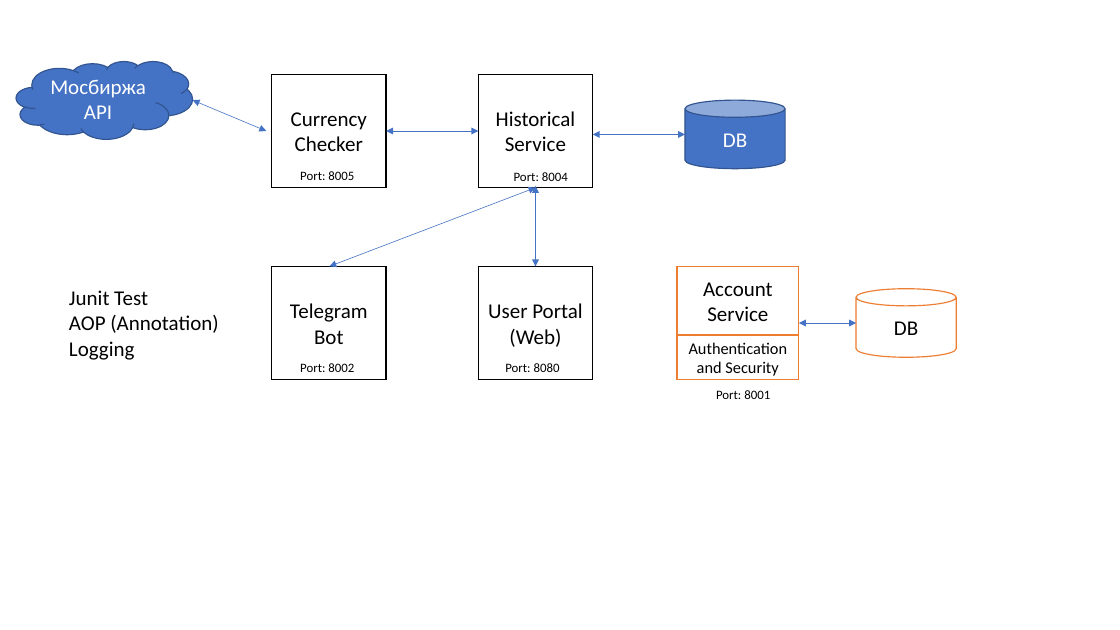
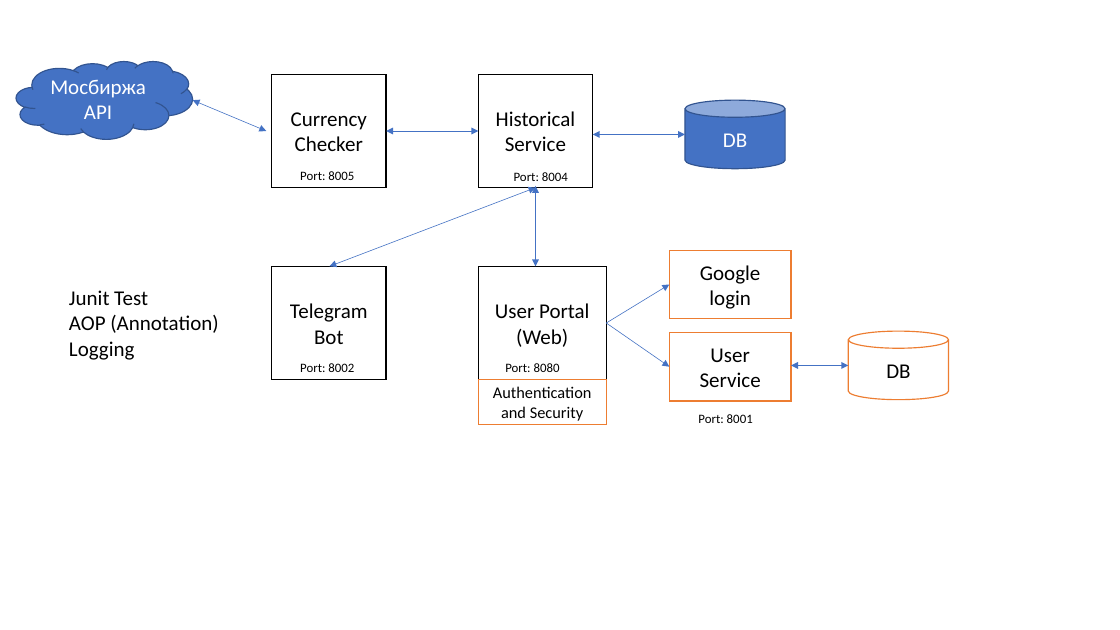
Before and after one commit to AlexDruzhinin/Microservices, a slide deck: slide 1 of Microservices_schema.pptx. Drawn at 1120x630 pixels with LibreOffice and Linux fonts; fonts in the diff are those of the drawing. Boxes give left, top, right and bottom in pixels: in the first picture for what was removed or moved away, otherwise in the second. Text is boxed around its words. In the diff, an @@ line names an element or a change of style, - is before the commit and + after.

Commit message:
UserPortal google Oauth2 implemented

```diff
--- a/Microservices_schema.pptx
+++ b/Microservices_schema.pptx
@@ rectangle "User Portal" resized from (x1=478, y1=266, x2=592, y2=380) to (x1=478, y1=266, x2=606, y2=380) @@
@@ rectangle added at (x1=670, y1=250, x2=791, y2=319), fill #FFFFFF, outline #ED7D31 1 pt, 18 pt, text #000000 @@
+Google login
@@ arrow added from (607, 323) to (670, 285), #4472C4 0.5 pt @@
@@ arrow added from (607, 323) to (670, 367), #4472C4 0.5 pt @@
@@ rectangle "User Service" moved from (x1=677, y1=266, x2=799, y2=335) to (x1=670, y1=333, x2=791, y2=402) @@
@@ text in rectangle at (x1=700, y1=348, x2=761, y2=387): text changed @@
-Account Service
+User Service
@@ cylinder "DB" moved from (x1=856, y1=289, x2=956, y2=358) to (x1=849, y1=331, x2=949, y2=400) @@
@@ rectangle "Authentication and Security" resized from (x1=677, y1=335, x2=799, y2=380) to (x1=478, y1=380, x2=606, y2=424) @@
@@ double arrow moved from (799, 323) - (856, 323) to (791, 365) - (849, 365) @@
@@ text "Port: 8001" moved from (x1=716, y1=390, x2=770, y2=399) to (x1=698, y1=414, x2=753, y2=423) @@
```
Also in this commit, not shown: 9 other files.
